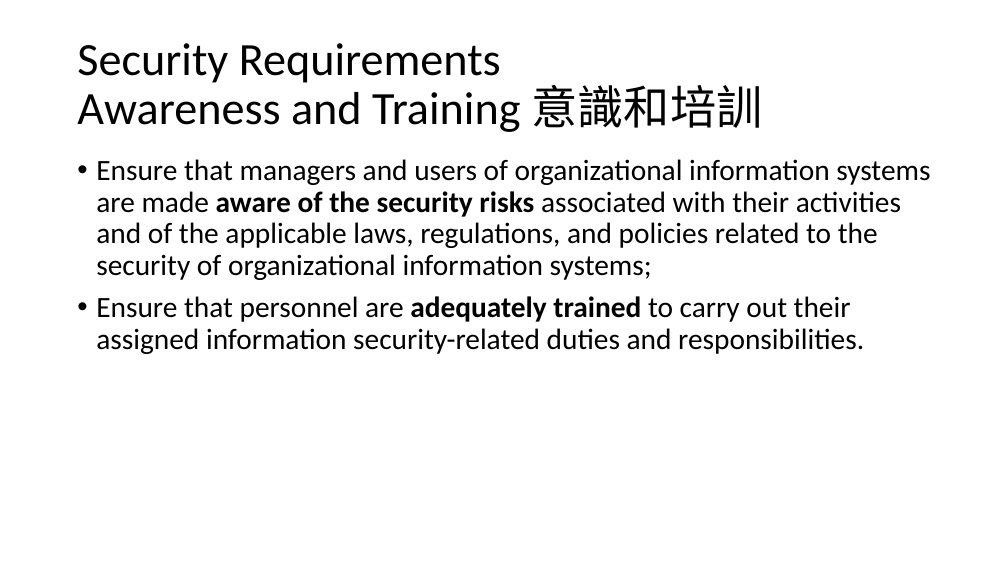
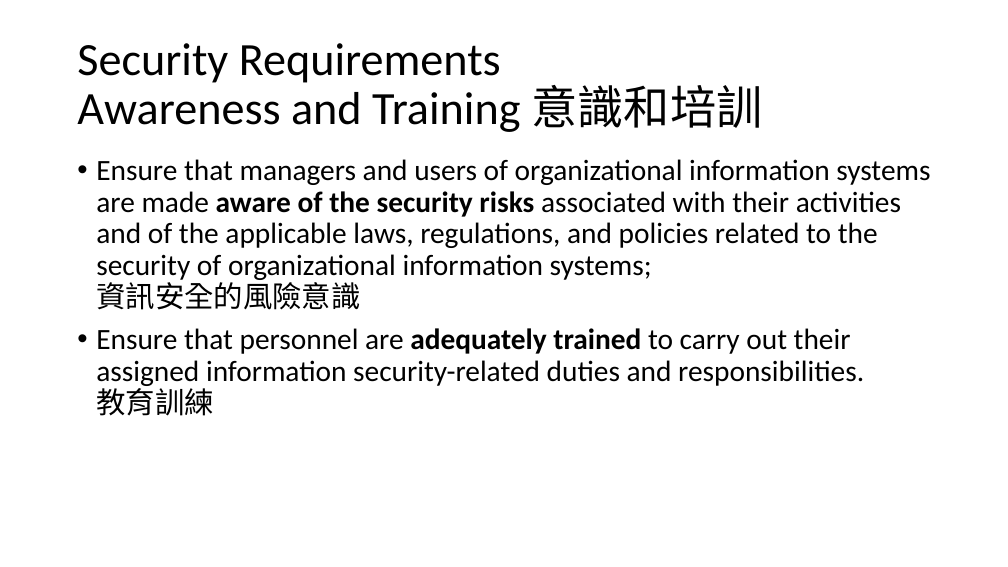
Before and after one commit to ywdeng/uscojywdeng, a slide deck: slide 32 of src/assets/1091/Security/CH01/01-overview.pptx (slide 31 before the commit). Drawn at 1008x567 pixels with LibreOffice and Linux fonts; fonts in the diff are those of the drawing. Boxes give left, top, right and bottom in pixels: in the first picture for what was removed or moved away, otherwise in the second. Text is boxed around its words. In the diff, an @@ line names an element or a change of style, - is before the commit and + after.

```diff
--- a/src/assets/1091/Security/CH01/01-overview.pptx
+++ b/src/assets/1091/Security/CH01/01-overview.pptx
@@ text at [96,159,930,416]: text changed @@
-• Ensure that managers and users of organizational information systems are made aware of the security risks associated with their activities and of the applicable laws, regulations, and policies related to the security of organizational information systems;
-• Ensure that personnel are adequately trained to carry out their assigned information security-related duties and responsibilities.
+• Ensure that managers and users of organizational information systems are made aware of the security risks associated with their activities and of the applicable laws, regulations, and policies related to the security of organizational information systems;
+  資訊安全的風險意識
+• Ensure that personnel are adequately trained to carry out their assigned information security-related duties and responsibilities.
+  教育訓練
```
Also in this commit, not shown: 31 other slides changed, 1 slide added, 1 other file.
